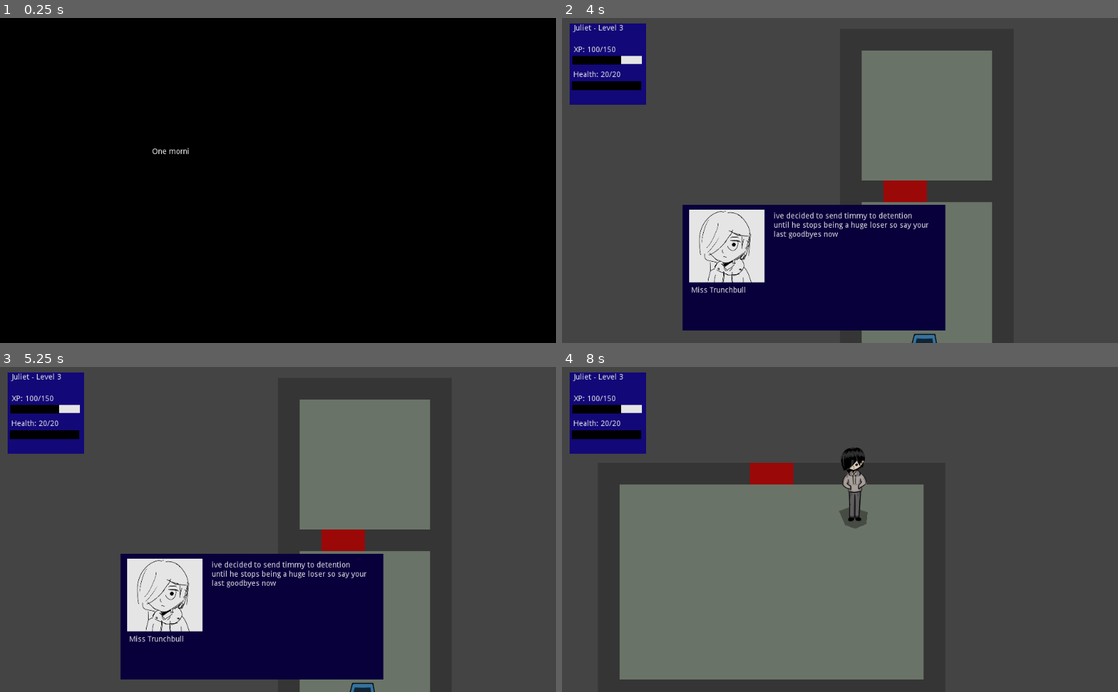
Above: before the commit, frames 1-4 (two rows, left to right).
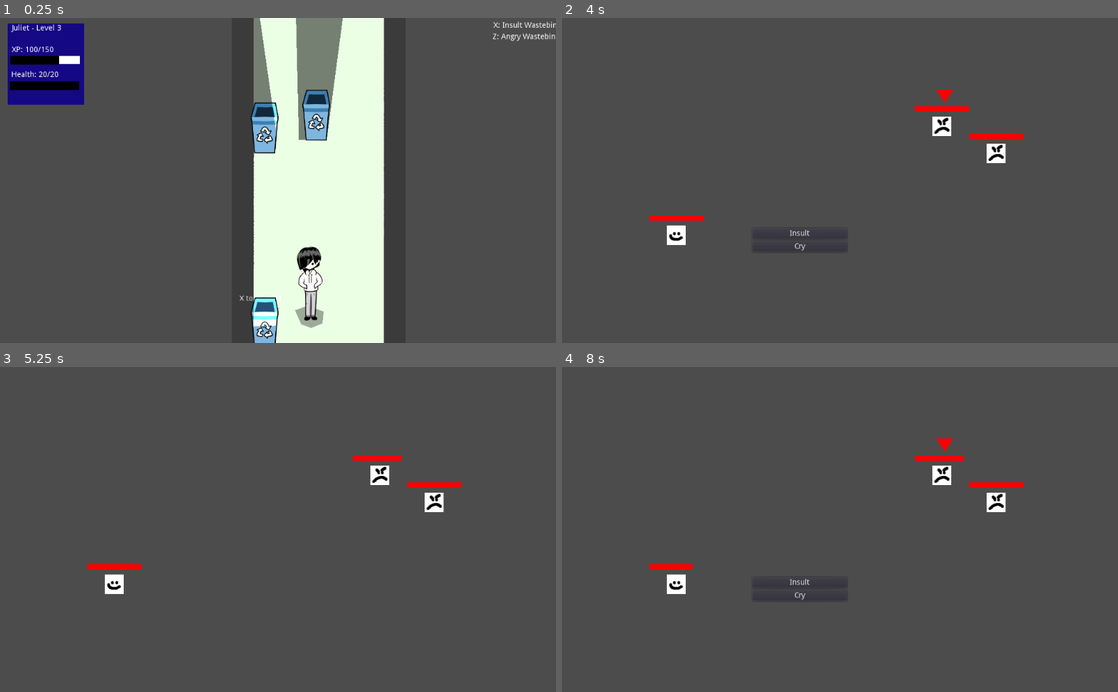
Above: after the commit, the same moments.

Repository: johnfn/ld49
Game: Godot game, scene res://Main.tscn
Two runs of this game, one before a commit and one after it. Both use one fixed random seed, a clock stepped at 60 frames per second and the inputs below.
Inputs (mouse positions are in pixels of both pictures, inside the frame that each line leads up to):
- Up to frame 1 (0.25 s): no input
- Up to frame 2 (4 s): hold Right (ui_right) 0.53-1.28 s; tap Z (action) at 0.6, 1.25, 1.55, 2, 2.1, 3.05, 3.6 s; tap X (angry) at 0.8, 1.35, 2.3, 2.85, 3.8 s; hold Down (ui_down) 1.28-2.03 s; hold Right (ui_right) 2.03-2.78 s; hold Up (ui_up) 2.78-3.53 s; hold Left (ui_left) from 3.53 s (still down)
- Up to frame 3 (5.25 s): release Left (ui_left) at 4.25 s; click (239, 581) at 4.25 s, where only the run after the commit has a clickable "Insult"; tap Enter at 5 s; hold Left (ui_left) from 5.03 s (still down); tap X (angry) at 5.1 s
- Up to frame 4 (8 s): tap Z (action) at 5.3, 5.85, 6.8, 7.35 s; release Left (ui_left) at 5.78 s; hold Down (ui_down) 5.78-6.53 s; tap X (angry) at 6.05, 6.6, 7.55 s; hold Right (ui_right) 6.53-7.28 s; hold Up (ui_up) from 7.28 s (still down)

The runs differ from the first frame. In frame 1, 99% of the frame differs, in the area x 0-100%, y 0-100%; in frame 2, 36%; in frame 3, 36%; in frame 4, 38%.

Commit message:
Some stuff

Diff:
--- a/Battle.gd
+++ b/Battle.gd
@@ -2,6 +2,7 @@
 class_name BattleScene
 
 enum ACTIONS {insult, cry}
+
 
 export var enemy_pos = Vector2(700, 200)
 export var player_pos = Vector2(200, 400)
--- a/Cinematics.gd
+++ b/Cinematics.gd
@@ -69,6 +69,11 @@
 
   overlay_text.percent_visible = 0
 
+func snap_camera():
+  G.camera().smoothing_enabled = false
+  G.camera().position = G.player().position
+  G.camera().force_update_transform()
+  G.camera().smoothing_enabled = true
 
 func _on_CinematicTrigger_on_trigger():
   start_cinematic()
@@ -76,13 +81,18 @@
   yield(write_overlay_text("One morning, Timmy arrived at Coolville High School to find that everyone was being a total d**k."), "completed")
   yield(write_overlay_text("Unfortunately, Timmy is part of everyone."), "completed")
   fade_from_black_timed()
-  # snap_camera()
+  snap_camera()
 
   G.dialog().start([
     { "speaker": "Miss Trunchbull", "dialog": "alright class i have an announcement to make", },
     { "speaker": "Miss Trunchbull", "dialog": "ive decided to send timmy to detention until he stops being a huge loser so say your last goodbyes now", },
   ])
 
+func _ready():
+  for child in get_children():
+    if "visible" in child:
+      child.visible = false
+
 func _process(delta):
   if G.pause_mode != G.PauseMode.Cinematic:
     return
--- a/Globals.gd
+++ b/Globals.gd
@@ -9,8 +9,10 @@
 func inventory():
   return $"/root/Main/Hud/Inventory"
 
-func player():
-  return $"/root/Main/Player"
+func player() -> Node2D:
+  var player: Node2D = $"/root/Main/Player"
+
+  return player
 
 func hud():
   return $"/root/Main/Hud"
@@ -18,9 +20,14 @@
 func dialog():
   return $"/root/Main/Hud/Dialog"
 
+func camera() -> Camera2D:
+  var camera: Camera2D = $"/root/Main/MainCamera"
+
+  return camera
+
 enum ENEMIES {
   Steve
- }
+}
 
 var health = 20
 var max_health = 20
--- a/InteractionMarker.gd
+++ b/InteractionMarker.gd
@@ -4,6 +4,7 @@
 onready var player: KinematicBody2D = $"/root/Main/Player"
 onready var marker = $InteractionMarker
 onready var animation = $AnimationPlayer
+onready var x_to_interact = $XToInteract
 onready var interactor = $"../"
 
 var is_player_inside = false
@@ -14,8 +15,10 @@
       animation.play("Bobble")
 
     marker.visible = true
+    x_to_interact.visible = true
   else:
     marker.visible = false
+    x_to_interact.visible = false
 
 func _on_Area2D_body_entered(body):
   if body == player:
--- a/InteractionMarker.tscn
+++ b/InteractionMarker.tscn
@@ -41,5 +41,15 @@
 position = Vector2( 4.18309, 16.9094 )
 shape = SubResource( 2 )
 
+[node name="XToInteract" type="Label" parent="."]
+margin_left = -40.0
+margin_top = -40.0
+margin_right = 40.0
+margin_bottom = -26.0
+text = "X to interact"
+__meta__ = {
+"_edit_use_anchors_": false
+}
+
 [connection signal="body_entered" from="Area2D" to="." method="_on_Area2D_body_entered"]
 [connection signal="body_exited" from="Area2D" to="." method="_on_Area2D_body_exited"]
--- a/Main.tscn
+++ b/Main.tscn
@@ -8,6 +8,7 @@
 [ext_resource path="res://FirstClassroom.tscn" type="PackedScene" id=6]
 [ext_resource path="res://CinematicTrigger.tscn" type="PackedScene" id=7]
 [ext_resource path="res://Cinematics.tscn" type="PackedScene" id=8]
+[ext_resource path="res://MissTrunchbull.tscn" type="PackedScene" id=9]
 
 [node name="Main" type="Node2D"]
 
@@ -26,6 +27,8 @@
 position = Vector2( 134.946, 336.519 )
 dialog = "steve_dialog"
 
+[node name="MissTrunchbull" parent="." instance=ExtResource( 9 )]
+
 [node name="Gteve" parent="." instance=ExtResource( 4 )]
 position = Vector2( 40, 360 )
 dialog = "steve_dialog"
@@ -40,6 +43,6 @@
 interaction_name = "Wastebin"
 
 [node name="Player" parent="." instance=ExtResource( 1 )]
-position = Vector2( 975.378, -120 )
+position = Vector2( 120, 640 )
 
 [connection signal="on_trigger" from="FirstClassroom/CinematicTrigger" to="Cinematics" method="_on_CinematicTrigger_on_trigger"]
--- /dev/null
+++ b/MissTrunchbull.tscn
@@ -0,0 +1,25 @@
+[gd_scene load_steps=5 format=2]
+
+[ext_resource path="res://InteractionMarker.tscn" type="PackedScene" id=1]
+[ext_resource path="res://Npc.gd" type="Script" id=2]
+[ext_resource path="res://art/overworld/recyclingbin.png" type="Texture" id=4]
+
+[sub_resource type="RectangleShape2D" id=1]
+extents = Vector2( 20, 20 )
+
+[node name="MissTrunchbull" type="StaticBody2D"]
+position = Vector2( 720, -80 )
+script = ExtResource( 2 )
+dialog = "steve_dialog"
+
+[node name="recyclingbin" type="Sprite" parent="."]
+position = Vector2( 19.8158, -28.6548 )
+scale = Vector2( 0.585066, 0.585066 )
+texture = ExtResource( 4 )
+
+[node name="CollisionShape2D" type="CollisionShape2D" parent="."]
+position = Vector2( 20, 20 )
+shape = SubResource( 1 )
+
+[node name="InteractionMarker" parent="." instance=ExtResource( 1 )]
+position = Vector2( 13.7351, -17.9154 )
--- a/Npc.tscn
+++ b/Npc.tscn
@@ -7,13 +7,12 @@
 [sub_resource type="RectangleShape2D" id=1]
 extents = Vector2( 20, 20 )
 
+[sub_resource type="OccluderPolygon2D" id=2]
+cull_mode = 1
+polygon = PoolVector2Array( -40, 0, -40, 40, 11.3008, 40.1771, 12.9426, -0.458099 )
+
 [node name="Npc" type="StaticBody2D"]
 script = ExtResource( 1 )
-
-[node name="recyclingbin" type="Sprite" parent="."]
-position = Vector2( 19.8158, -28.6548 )
-scale = Vector2( 0.585066, 0.585066 )
-texture = ExtResource( 3 )
 
 [node name="CollisionShape2D" type="CollisionShape2D" parent="."]
 position = Vector2( 20, 20 )
@@ -21,3 +20,12 @@
 
 [node name="InteractionMarker" parent="." instance=ExtResource( 2 )]
 position = Vector2( 13.7351, -17.9154 )
+
+[node name="LightOccluder2D" type="LightOccluder2D" parent="."]
+position = Vector2( 27.9356, -0.388 )
+occluder = SubResource( 2 )
+
+[node name="recyclingbin" type="Sprite" parent="."]
+position = Vector2( 19.8158, -28.6548 )
+scale = Vector2( 0.585066, 0.585066 )
+texture = ExtResource( 3 )
--- a/Player.tscn
+++ b/Player.tscn
@@ -9,14 +9,6 @@
 
 [node name="Player" type="KinematicBody2D"]
 script = ExtResource( 1 )
-
-[node name="ColorRect" type="ColorRect" parent="."]
-visible = false
-margin_right = 40.0
-margin_bottom = 40.0
-__meta__ = {
-"_edit_use_anchors_": false
-}
 
 [node name="CollisionShape2D" type="CollisionShape2D" parent="."]
 position = Vector2( 20.8764, 54.8731 )
@@ -33,7 +25,6 @@
 texture = ExtResource( 2 )
 
 [node name="Light2D" type="Light2D" parent="."]
-visible = false
 position = Vector2( 10.7175, 65.4898 )
 scale = Vector2( 5.76589, 5.76589 )
 texture = ExtResource( 3 )
--- a/project.godot
+++ b/project.godot
@@ -24,6 +24,11 @@
 "language": "GDScript",
 "path": "res://BattlePlayer.gd"
 }, {
+"base": "Node2D",
+"class": "BattleScene",
+"language": "GDScript",
+"path": "res://Battle.gd"
+}, {
 "base": "ColorRect",
 "class": "Dialog",
 "language": "GDScript",
@@ -48,6 +53,7 @@
 "BattleEntity": "",
 "BattleMonster": "",
 "BattlePlayer": "",
+"BattleScene": "",
 "Dialog": "",
 "HealthBar": "",
 "InteractionMarker": "",
Not shown: 1 places in Main.tscn that only renumber resources
Not shown: 1 places in Npc.tscn that only renumber resources
